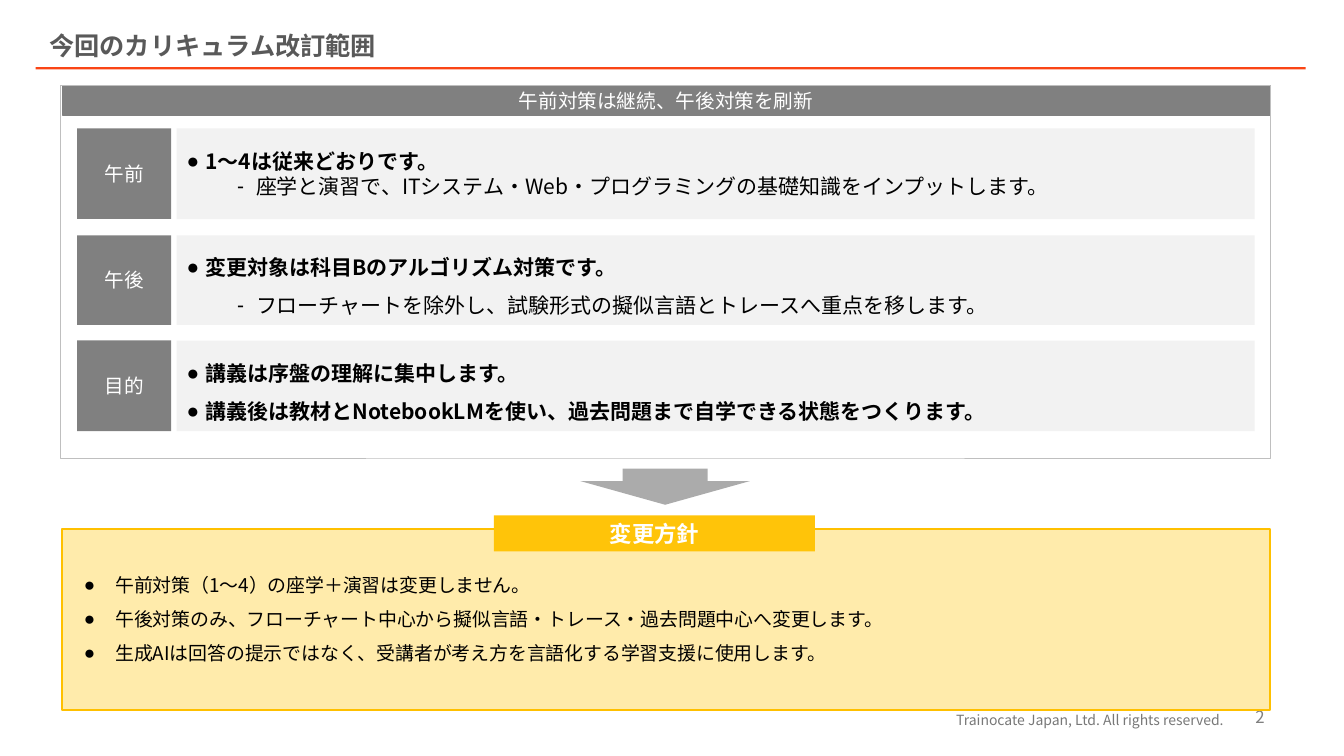
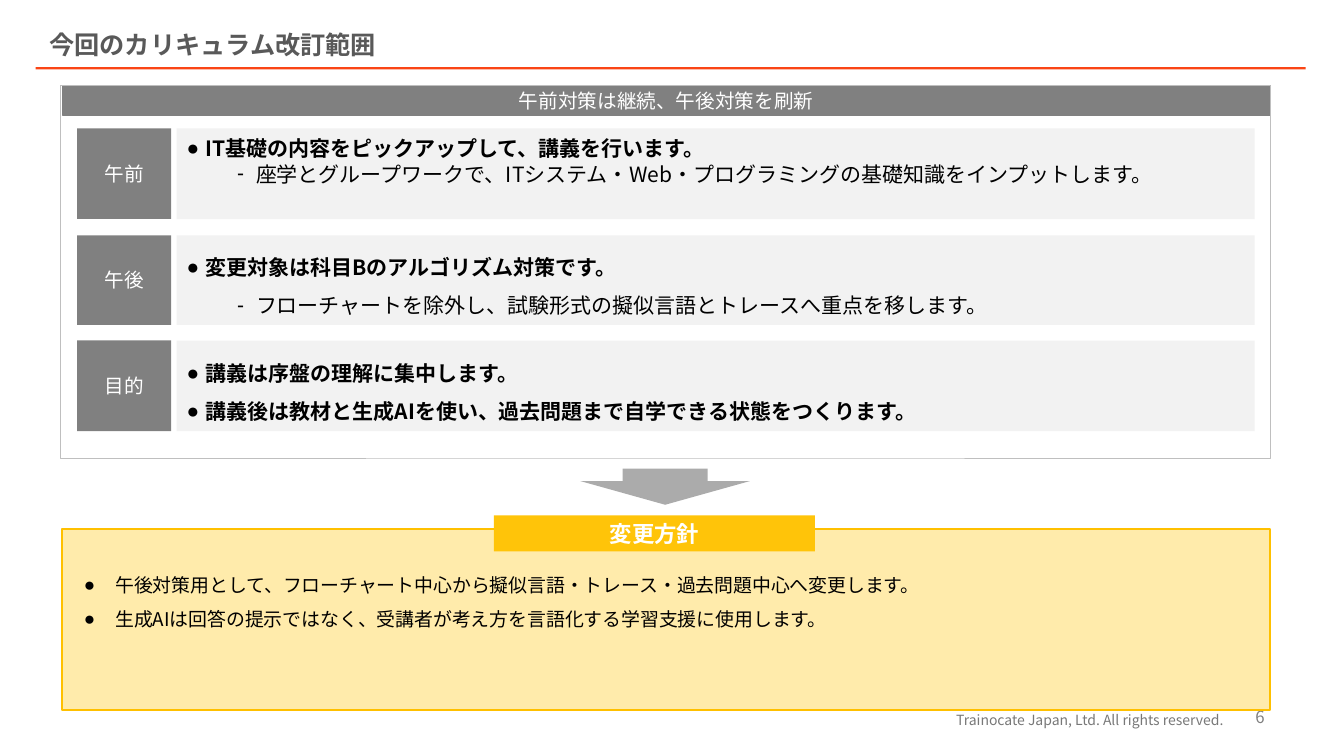
Before and after one commit to juyeongjung1/FETaisaku, a slide deck: slide 6 of output/pptx/NIT様_内定者研修_カリキュラム改訂ご提案.pptx (slide 2 before the commit). Drawn at 1344x756 pixels with LibreOffice and Linux fonts; fonts in the diff are those of the drawing; background and template pictures are left out. Boxes give left, top, right and bottom in pixels: in the first picture for what was removed or moved away, otherwise in the second. Text is boxed around its words. In the diff, an @@ line names an element or a change of style, - is before the commit and + after.

```diff
--- a/output/pptx/NIT様_内定者研修_カリキュラム改訂ご提案.pptx
+++ b/output/pptx/NIT様_内定者研修_カリキュラム改訂ご提案.pptx
@@ text "今回のカリキュラム改訂範囲" at (49,32,376,57): line spacing 0.9 to 0.8 @@
@@ text in rectangle at (206,138,1152,184): text changed @@
-● 1〜4は従来どおりです。
-  – 座学と演習で、ITシステム・Web・プログラミングの基礎知識をインプットします。
+● IT基礎の内容をピックアップして、講義を行います。
+  – 座学とグループワークで、ITシステム・Web・プログラミングの基礎知識をインプットします。
@@ text in rectangle at (206,401,917,421): text changed @@
-● 講義後は教材とNotebookLMを使い、過去問題まで自学できる状態をつくります。
+● 講義後は教材と生成AIを使い、過去問題まで自学できる状態をつくります。
@@ text at (115,576,919,594): text changed @@
-● 午前対策（1〜4）の座学＋演習は変更しません。
-● 午後対策のみ、フローチャート中心から擬似言語・トレース・過去問題中心へ変更します。
+● 午後対策用として、フローチャート中心から擬似言語・トレース・過去問題中心へ変更します。
@@ page number at (1255,706,1264,723): text changed @@
-2
+6
```
Also in this commit, not shown: 4 other slides changed, 2 slides added, 1 slide removed, 3 other files.
